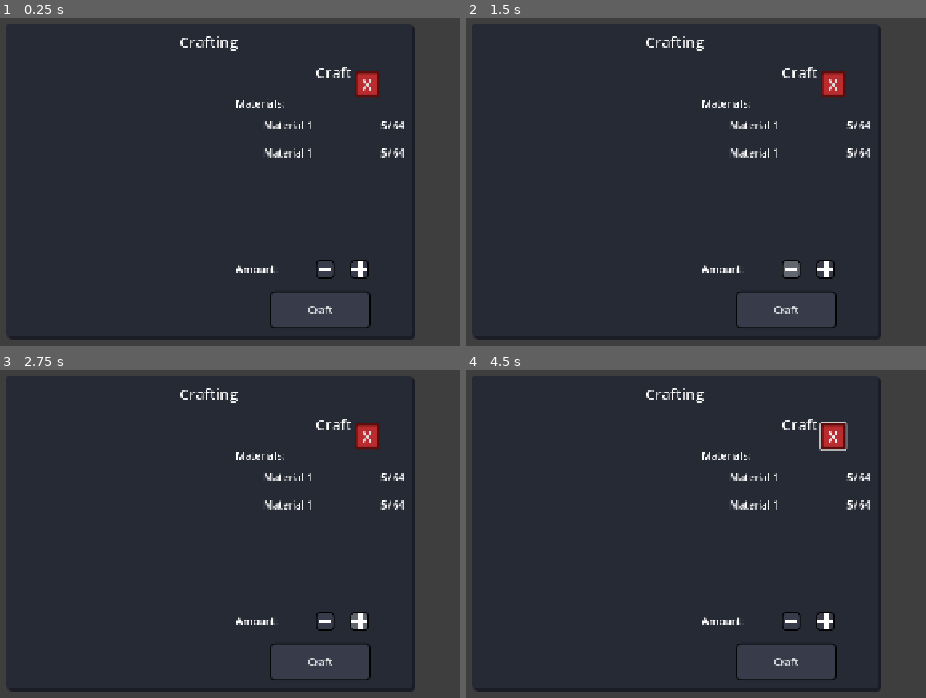
Above: before the commit, frames 1-4 (two rows, left to right).
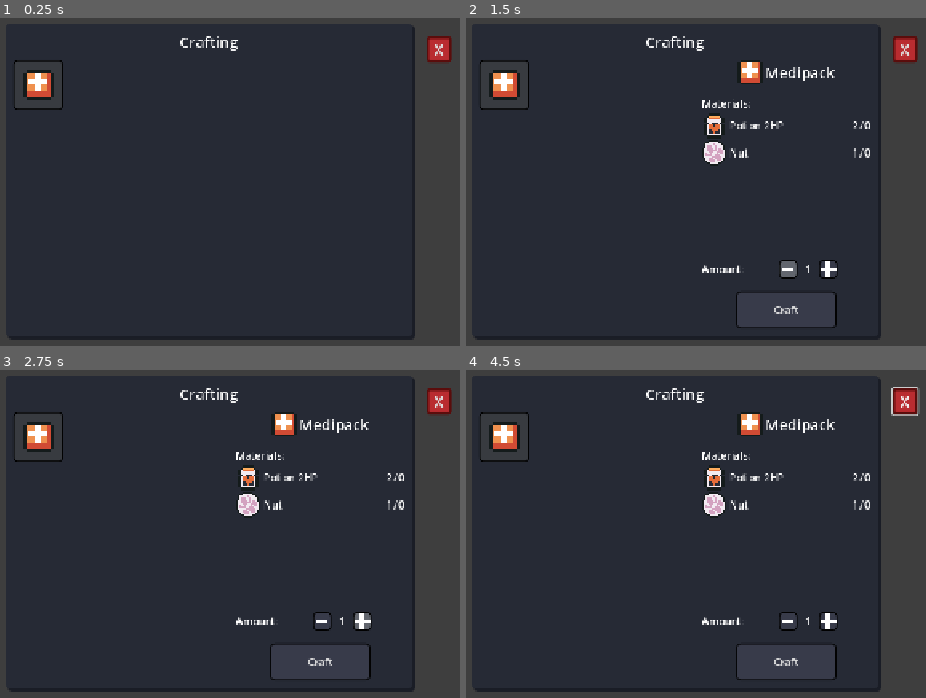
Above: after the commit, the same moments.

Repository: ArtemisSoftware/hunter-world
Game: Godot game, scene res://hud/craft/craft_panel.tscn
Two runs of this game, one before a commit and one after it. Both use one fixed random seed, a clock stepped at 60 frames per second and the inputs below. The project has no main scene, so this scene is started directly.
Inputs (mouse positions are in pixels of both pictures, inside the frame that each line leads up to; where the layout moved, square brackets give the same spot in the first picture):
- Up to frame 1 (0.25 s): no input
- Up to frame 2 (1.5 s): click (502, 83) [788, 309] at 0.5 s; click (788, 270) [792, 270] at 1.25 s
- Up to frame 3 (2.75 s): click (363, 622) [358, 622] at 2 s
- Up to frame 4 (4.5 s): click "Craft" at 2.75 s; click "X" at 3.5 s; move the mouse to (852, 511) at 4.27 s; hold Right (move_right) from 4.28 s (still down); hold A (attack) from 4.28 s (still down); click (852, 511) at 4.42 s

The runs differ from the first frame. In frame 1, 2.8% of the frame differs, in the area x 3-99%, y 5-95%; in frame 2, 3.5%; in frame 3, 3.6%; in frame 4, 3.8%, in the area x 3-99%, y 5-80%.

Commit message:
Load Recipes

Diff:
--- /dev/null
+++ b/autoloads/craft_global.gd
@@ -0,0 +1,3 @@
+extends Node
+
+const CRAFT_BUTTON = preload("uid://cwp0o7r64vtxa")
--- a/autoloads/inventory_global.gd
+++ b/autoloads/inventory_global.gd
@@ -63,6 +63,15 @@
 	return found
 	pass
 
+
+func count_item(item: ItemRes) -> int:
+	var total: int = 0
+	for slot in inventory:
+		if slot and slot.item == item:
+			total += slot.quantity
+
+	return total
+	pass
 #endregion
 
 #region add / remove
--- a/hud/craft/craft_panel.gd
+++ b/hud/craft/craft_panel.gd
@@ -2,7 +2,7 @@
 
 @export var recipes: Array[RecipeResource]
 
-@onready var recipies: GridContainer = $Panel/MarginContainer/VBoxContainer/HBoxContainer/Recipies
+@onready var available_recipies: GridContainer = $Panel/MarginContainer/VBoxContainer/HBoxContainer/AvailableRecipies
 @onready var materials: VBoxContainer = $Panel/MarginContainer/VBoxContainer/HBoxContainer/Materials
 @onready var recipe_icon: TextureRect = $Panel/MarginContainer/VBoxContainer/HBoxContainer/Materials/HBoxContainer/RecipeIcon
 @onready var recipe_name: Label = $Panel/MarginContainer/VBoxContainer/HBoxContainer/Materials/HBoxContainer/RecipeName
@@ -20,10 +20,66 @@
 
 @onready var amount: Label = $Panel/MarginContainer/VBoxContainer/HBoxContainer/Materials/VBoxContainer/HBoxContainer/HBoxContainer/Amount
 
-# Called when the node enters the scene tree for the first time.
+
+var amount_selected: int = 1
+var button_selected: CraftButton
+
+
 func _ready() -> void:
-	pass # Replace with function body.
+	materials.hide()
+	for button in available_recipies.get_children():
+		button.queue_free()
 
+	_create_craft_recipes()
+	pass
+
+
+func _create_craft_recipes() -> void:
+
+	for recipe: RecipeResource in recipes:
+		var btn: CraftButton = CraftGlobal.CRAFT_BUTTON.instantiate()
+		btn.pressed.connect(_on_button_pressed.bind(btn))
+		available_recipies.add_child(btn)
+		btn.load_data(recipe)
+
+
+	pass
+
+func _update_material_information() -> void:
+	recipe_icon.texture = button_selected.recipe.crafted_item.icon
+	recipe_name.text = button_selected.recipe.crafted_item.name
+	amount.text = str(amount_selected)
+
+	var material_1 = button_selected.recipe.recipe_materials[0]
+	material_icon.texture = material_1.item.icon
+	material_name.text = material_1.item.name
+
+	var required_1: int = material_1.amount * amount_selected
+
+	needed.text = str(required_1)
+	available.text = str(InventoryGlobal.count_item(material_1.item))
+
+
+	var material_2 = button_selected.recipe.recipe_materials[1]
+	material_2_icon.texture = material_2.item.icon
+	material_2_name.text = material_2.item.name
+
+	var required_2: int = material_2.amount * amount_selected
+
+	needed_2.text = str(required_2)
+	available_2.text = str(InventoryGlobal.count_item(material_2.item))
+
+	pass
+
+func _on_button_pressed(craft_button: CraftButton) -> void:
+	if not materials.visible:
+		materials.show()
+
+
+	button_selected = craft_button
+	amount_selected = 1
+	_update_material_information()
+	pass
 
 # Called every frame. 'delta' is the elapsed time since the previous frame.
 func _process(delta: float) -> void:
@@ -32,4 +88,5 @@
 
 func _on_close_button_pressed() -> void:
 	hide()
+	available_recipies.hide()
 	pass # Replace with function body.
--- a/hud/craft/craft_panel.tscn
+++ b/hud/craft/craft_panel.tscn
@@ -195,7 +195,7 @@
 size_flags_vertical = 3
 theme_override_constants/separation = 24
 
-[node name="Recipies" type="GridContainer" parent="Panel/MarginContainer/VBoxContainer/HBoxContainer" unique_id=1078069415]
+[node name="AvailableRecipies" type="GridContainer" parent="Panel/MarginContainer/VBoxContainer/HBoxContainer" unique_id=1078069415]
 custom_minimum_size = Vector2(332, 0)
 layout_mode = 2
 columns = 4
@@ -358,10 +358,10 @@
 [node name="CloseButton" type="Button" parent="." unique_id=1347189955]
 custom_minimum_size = Vector2(40, 40)
 layout_mode = 0
-offset_left = 873.0
-offset_top = 186.0
-offset_right = 908.0
-offset_bottom = 221.0
+offset_left = 988.0
+offset_top = 130.0
+offset_right = 1028.0
+offset_bottom = 172.0
 theme_override_font_sizes/font_size = 24
 theme_override_styles/normal = SubResource("StyleBoxFlat_51une")
 text = "X"
--- a/project.godot
+++ b/project.godot
@@ -26,6 +26,7 @@
 NpcGlobal="*uid://butxvr2m1ninw"
 Transition="*uid://dqoe4lx2di648"
 ShopGlobal="*uid://7romhbfa4loi"
+CraftGlobal="*uid://ddo1avwnob7sh"
 
 [display]
 
Not shown, added: autoloads/craft_global.gd.uid
